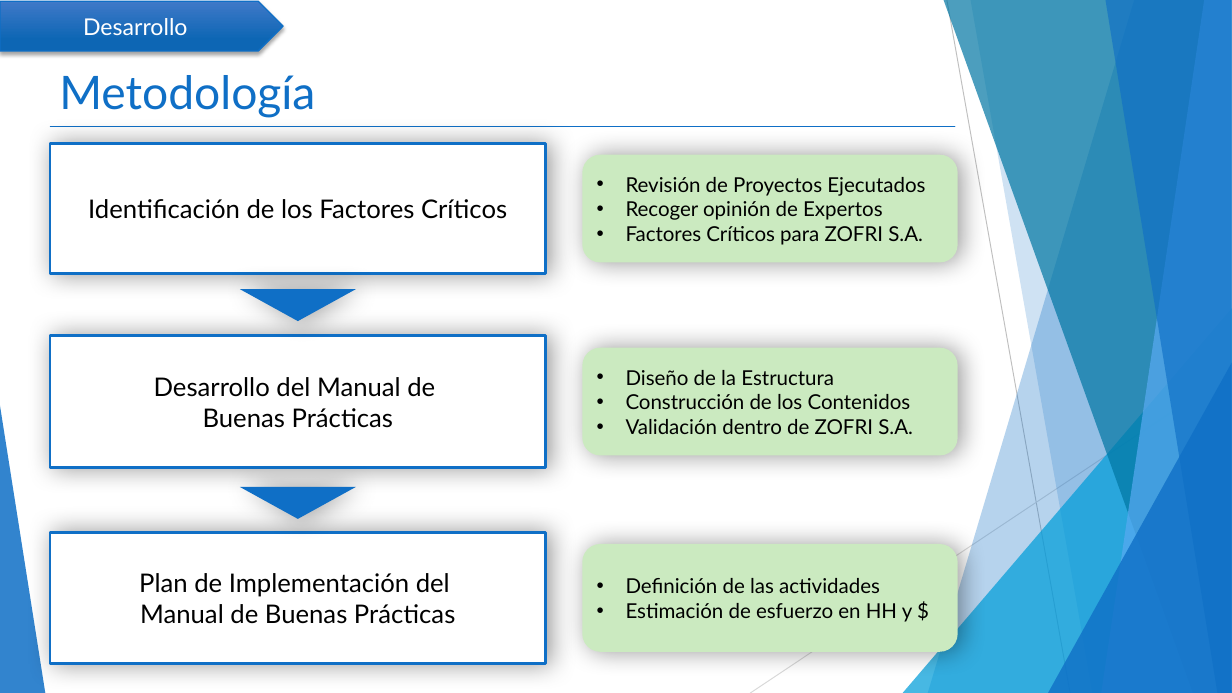
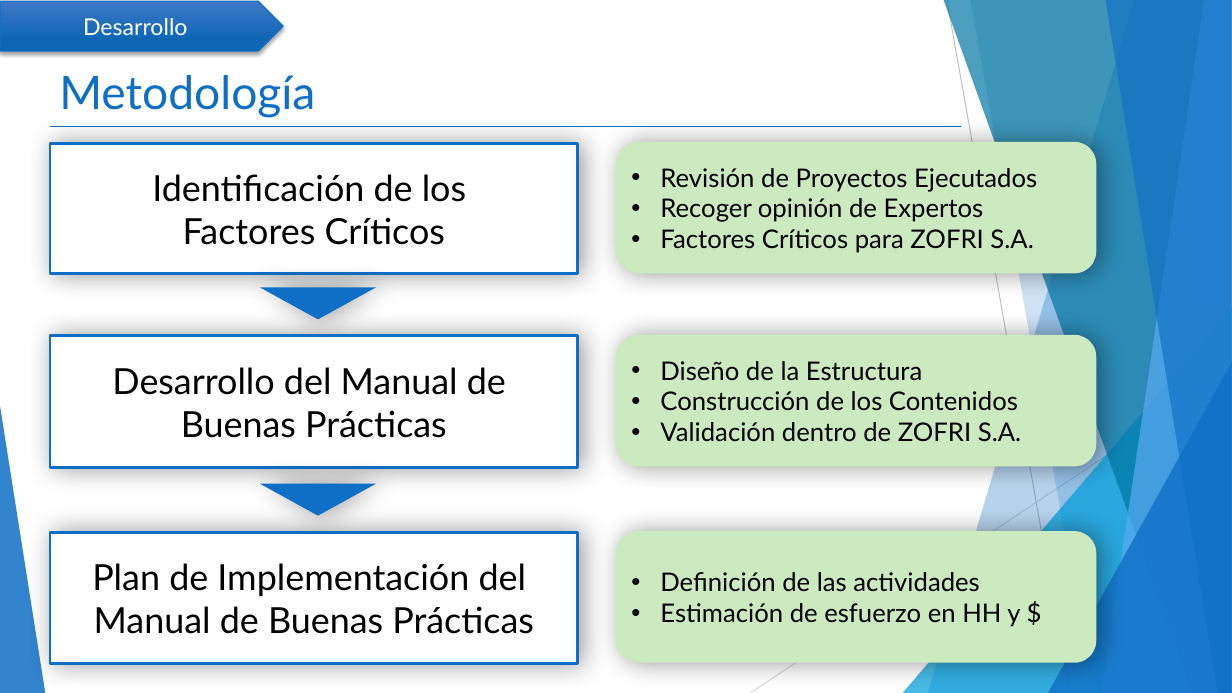
Before and after one commit to mcamara75/tituloUnap, a slide deck: slide 10 of 2018/TT IQQ 2018 Camara y Garay.pptx. Drawn at 1232x693 pixels with LibreOffice and Linux fonts; fonts in the diff are those of the drawing. Boxes give left, top, right and bottom in pixels: in the first picture for what was removed or moved away, otherwise in the second. Text is boxed around its words. In the diff, an @@ line names an element or a change of style, - is before the commit and + after.

```diff
--- a/2018/TT IQQ 2018 Camara y Garay.pptx
+++ b/2018/TT IQQ 2018 Camara y Garay.pptx
@@ rectangle "Identificación de los": place and size @@
-rectangle "Identificación de los" at (50,143,545,274)
+rectangle "Identificación de los" at (50,143,578,274)
@@ line moved from (51, 127) - (955, 127) to (51, 127) - (961, 127) @@
@@ rounded rectangle "Revisión de Proyectos Ejecutados": place and size @@
-rounded rectangle "Revisión de Proyectos Ejecutados" at (582,154,958,262)
+rounded rectangle "Revisión de Proyectos Ejecutados" at (616,141,1097,273)
@@ text in rectangle at (152,174,466,245): text changed; size 20 to 28 pt @@
-Identificación de los Factores Críticos
+Identificación de los
+Factores Críticos
@@ flow chart merge: place and size @@
-flow chart merge at (240,289,356,322)
+flow chart merge at (260,287,375,320)
@@ rectangle "Desarrollo del Manual de": place and size @@
-rectangle "Desarrollo del Manual de" at (50,335,545,467)
+rectangle "Desarrollo del Manual de" at (50,335,578,467)
@@ rectangle "Desarrollo del Manual de" at (50,335,578,467): size 20 to 28 pt @@
@@ rounded rectangle "Diseño de la Estructura": place and size @@
-rounded rectangle "Diseño de la Estructura" at (582,348,958,456)
+rounded rectangle "Diseño de la Estructura" at (616,335,1097,466)
@@ flow chart merge: place and size @@
-flow chart merge at (240,487,356,519)
+flow chart merge at (260,484,375,517)
@@ rectangle "Plan de Implementación del" at (50,532,578,664): size 20 to 28 pt @@
@@ rectangle "Plan de Implementación del": place and size @@
-rectangle "Plan de Implementación del" at (50,532,545,664)
+rectangle "Plan de Implementación del" at (50,532,578,664)
@@ size 16 to 20 pt in 3 elements at (616,141,1097,273), (616,335,1097,466), (616,531,1097,663) @@
@@ rounded rectangle "Definición de las actividades": place and size @@
-rounded rectangle "Definición de las actividades" at (582,544,958,653)
+rounded rectangle "Definición de las actividades" at (616,531,1097,663)
```
Also in this commit, not shown: 16 other slides changed.
